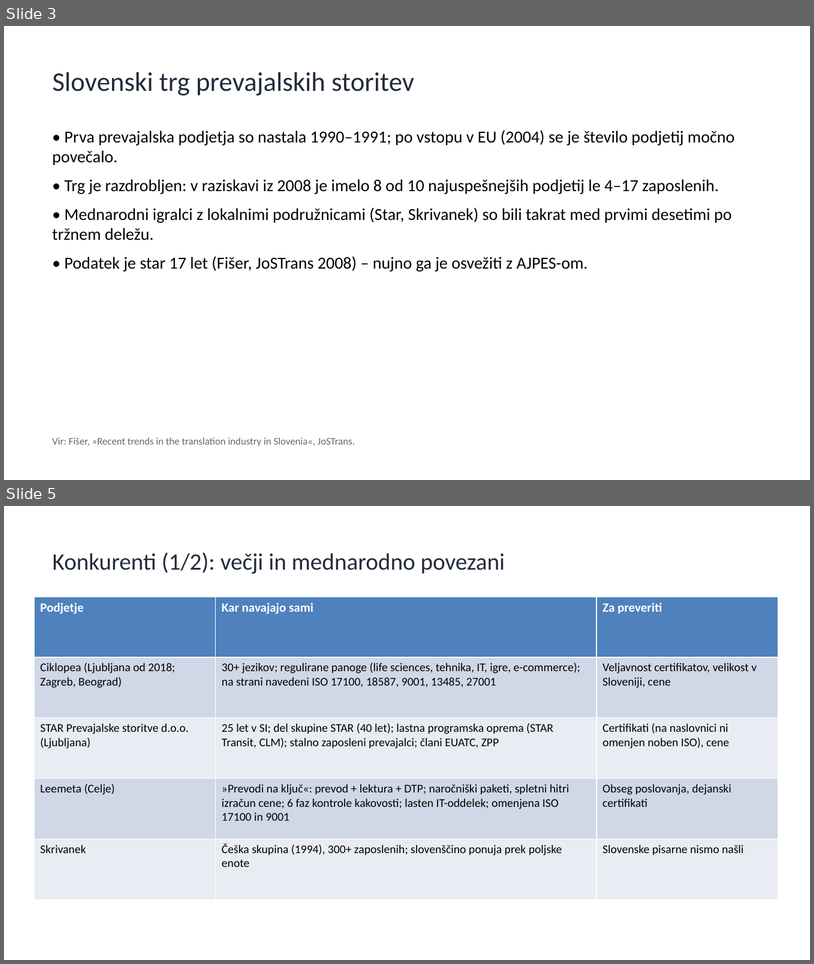
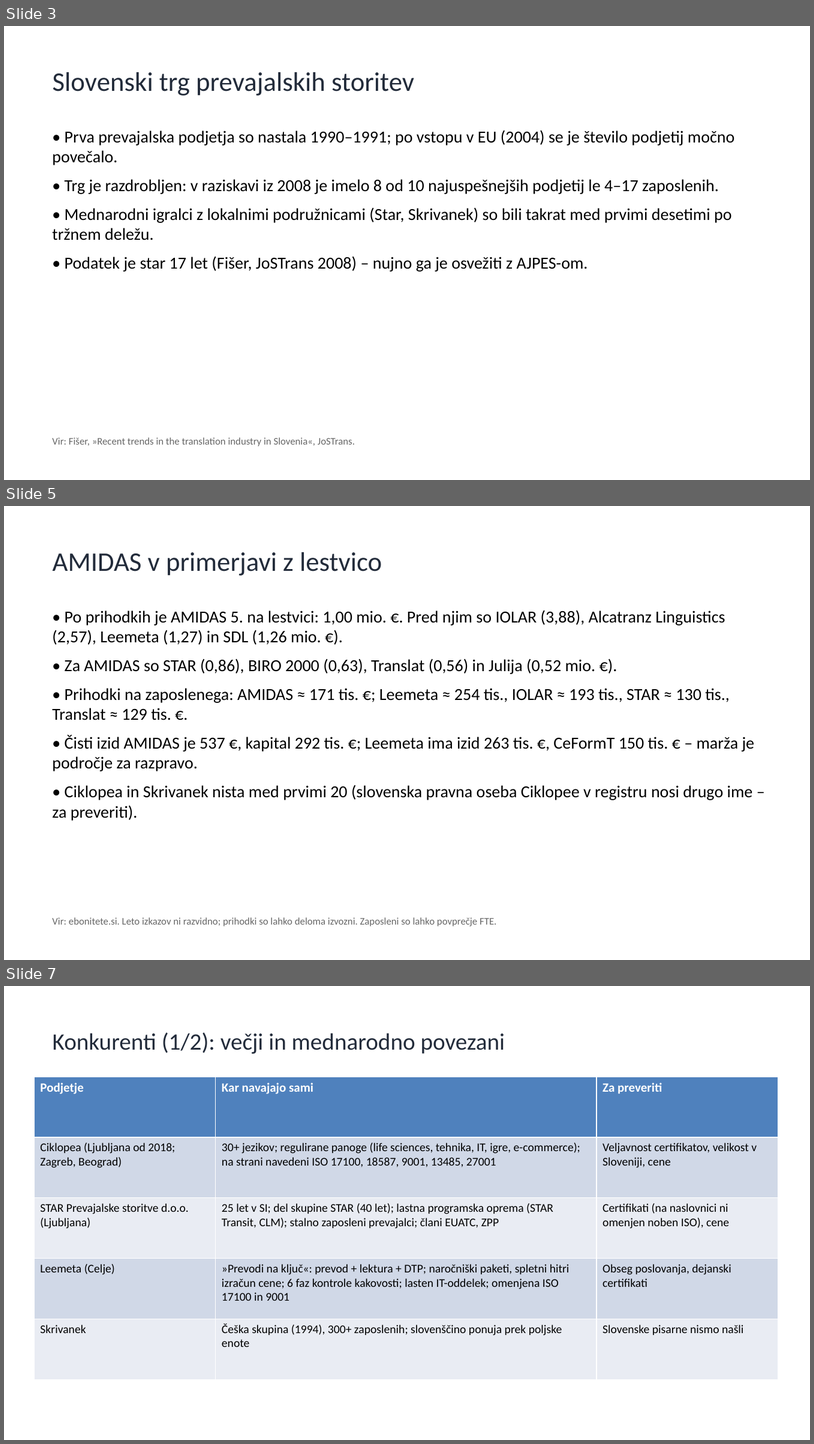
Before and after one commit to matjazambroz/github, a slide deck: analiza/analiza_konkurence_SI.pptx. Shown one above the other, each under a label of ours: slides 3 and 5 before the commit, slides 3, 5 and 7 after it; the slides between them are not shown. The pictures are 814x964 and 814x1444 pixels, drawn with LibreOffice and Linux fonts; fonts in the diff are those of the drawing. Boxes give left, top, right and bottom in pixels: in the first picture for what was removed or moved away, otherwise in the second. Text is boxed around its words. In the diff, an @@ line names an element or a change of style, - is before the commit and + after.

```diff
--- a/analiza/analiza_konkurence_SI.pptx
+++ b/analiza/analiza_konkurence_SI.pptx
@@ slide 5 added at (4, 506, 810, 960), background #FFFFFF @@
@@ title added at (53, 552, 382, 576), 32 pt, text #222B3A @@
+AMIDAS v primerjavi z lestvico
@@ text added at (52, 610, 755, 820), 20 pt, text #000000 @@
+• Po prihodkih je AMIDAS 5. na lestvici: 1,00 mio. €. Pred njim so IOLAR (3,88), Alcatranz Linguistics (2,57), Leemeta (1,27) in SDL (1,26 mio. €).
+• Za AMIDAS so STAR (0,86), BIRO 2000 (0,63), Translat (0,56) in Julija (0,52 mio. €).
+• Prihodki na zaposlenega: AMIDAS ≈ 171 tis. €; Leemeta ≈ 254 tis., IOLAR ≈ 193 tis., STAR ≈ 130 tis., Translat ≈ 129 tis. €.
+• Čisti izid AMIDAS je 537 €, kapital 292 tis. €; Leemeta ima izid 263 tis. €, CeFormT 150 tis. € – marža je področje za razpravo.
+• Ciklopea in Skrivanek nista med prvimi 20 (slovenska pravna oseba Ciklopee v registru nosi drugo ime – za preveriti).
@@ text added at (52, 917, 497, 926), 12 pt, text #666666 @@
+Vir: ebonitete.si. Leto izkazov ni razvidno; prihodki so lahko deloma izvozni. Zaposleni so lahko povprečje FTE.
@@ what was slide 5 is now slide 7 @@
```
Also in this commit, not shown: 5 slides changed, 1 other slide added, 1 other file.
